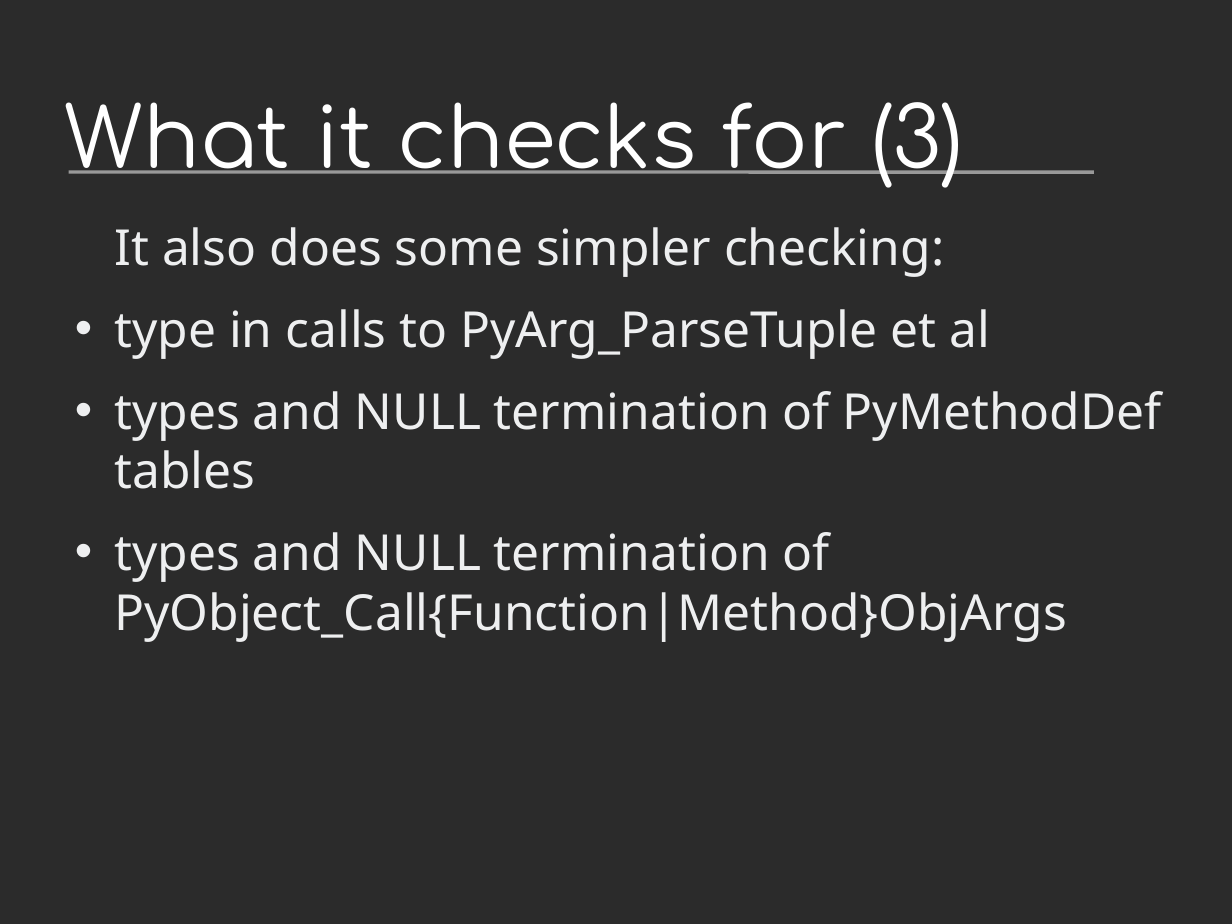
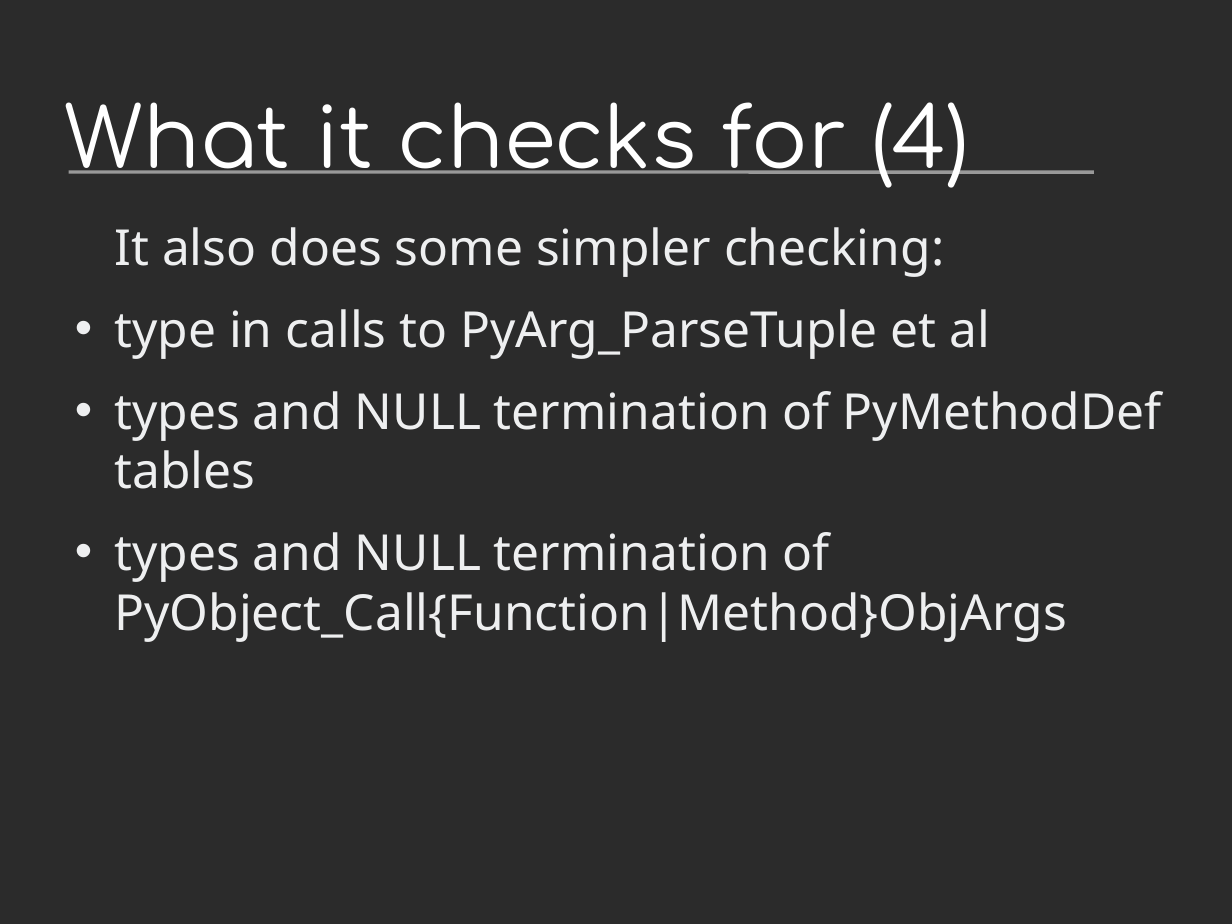
Before and after one commit to davidmalcolm/PyCon-US-2013-Talk, a slide deck: slide 15 of Death By 1000 Leaks - Static Analysis of Hundreds of Python Extension Modules.odp (slide 11 before the commit). Drawn at 1232x924 pixels with LibreOffice and Linux fonts; fonts in the diff are those of the drawing; background and template pictures are left out; a plain dark background stands for a picture behind light text. Boxes give left, top, right and bottom in pixels: in the first picture for what was removed or moved away, otherwise in the second. Text is boxed around its words. In the diff, an @@ line names an element or a change of style, - is before the commit and + after.

```diff
--- a/Death By 1000 Leaks - Static Analysis of Hundreds of Python Extension Modules.odp
+++ b/Death By 1000 Leaks - Static Analysis of Hundreds of Python Extension Modules.odp
@@ title at (x1=65, y1=102, x2=968, y2=187): text changed @@
-What it checks for (3)
+What it checks for (4)
```
Also in this commit, not shown: 6 other slides changed, 20 slides added, 2 other files.
